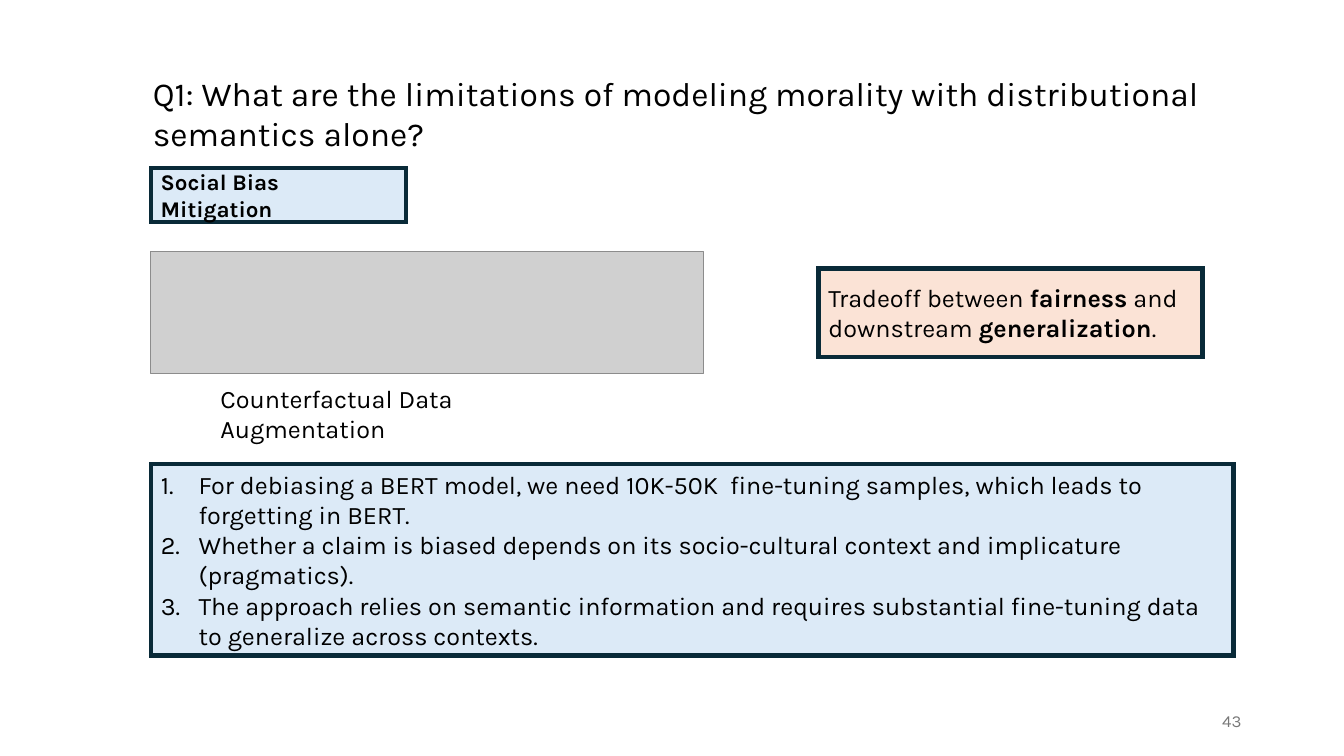
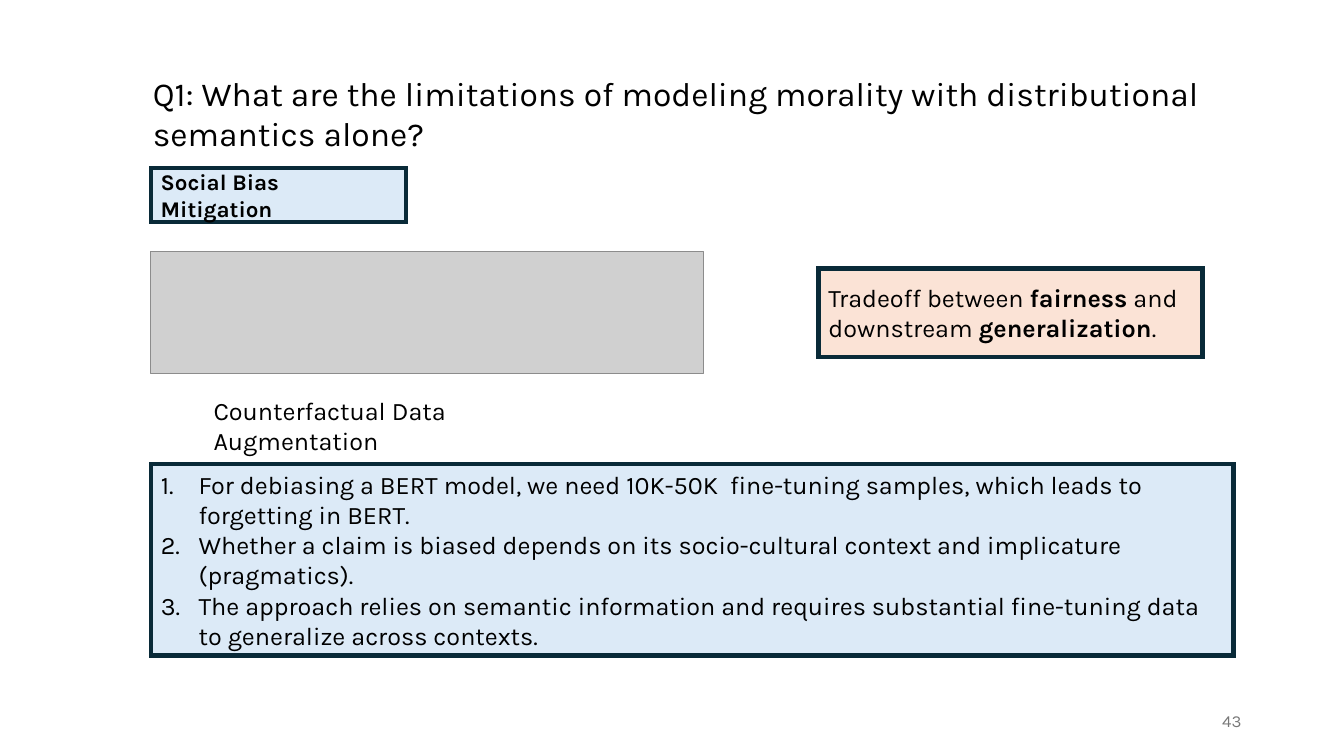
Before and after one commit to guangliang-nlp/jobtalk, a slide deck: slide 43 of jobtalk.pptx. Drawn at 1344x756 pixels with LibreOffice and Linux fonts; fonts in the diff are those of the drawing; grey boxes stand for pictures. Boxes give left, top, right and bottom in pixels: in the first picture for what was removed or moved away, otherwise in the second. Text is boxed around its words. In the diff, an @@ line names an element or a change of style, - is before the commit and + after.

```diff
--- a/jobtalk.pptx
+++ b/jobtalk.pptx
@@ text "Counterfactual Data Augmentation": place and size @@
-text "Counterfactual Data Augmentation" at <box>220,390,453,444</box>
+text "Counterfactual Data Augmentation" at <box>214,402,446,456</box>
```
Also in this commit, not shown: 2 other slides changed, 1 other file.
